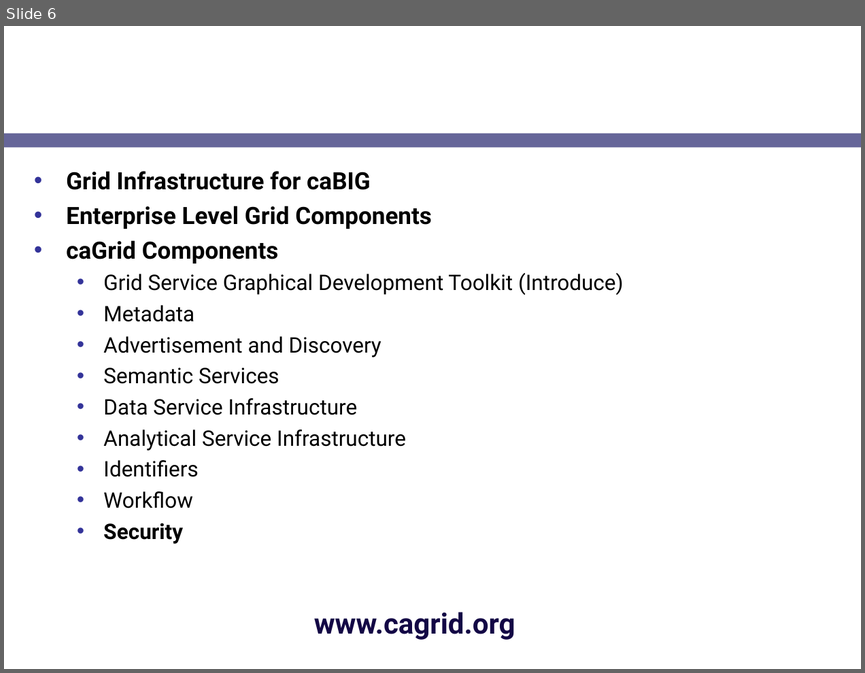
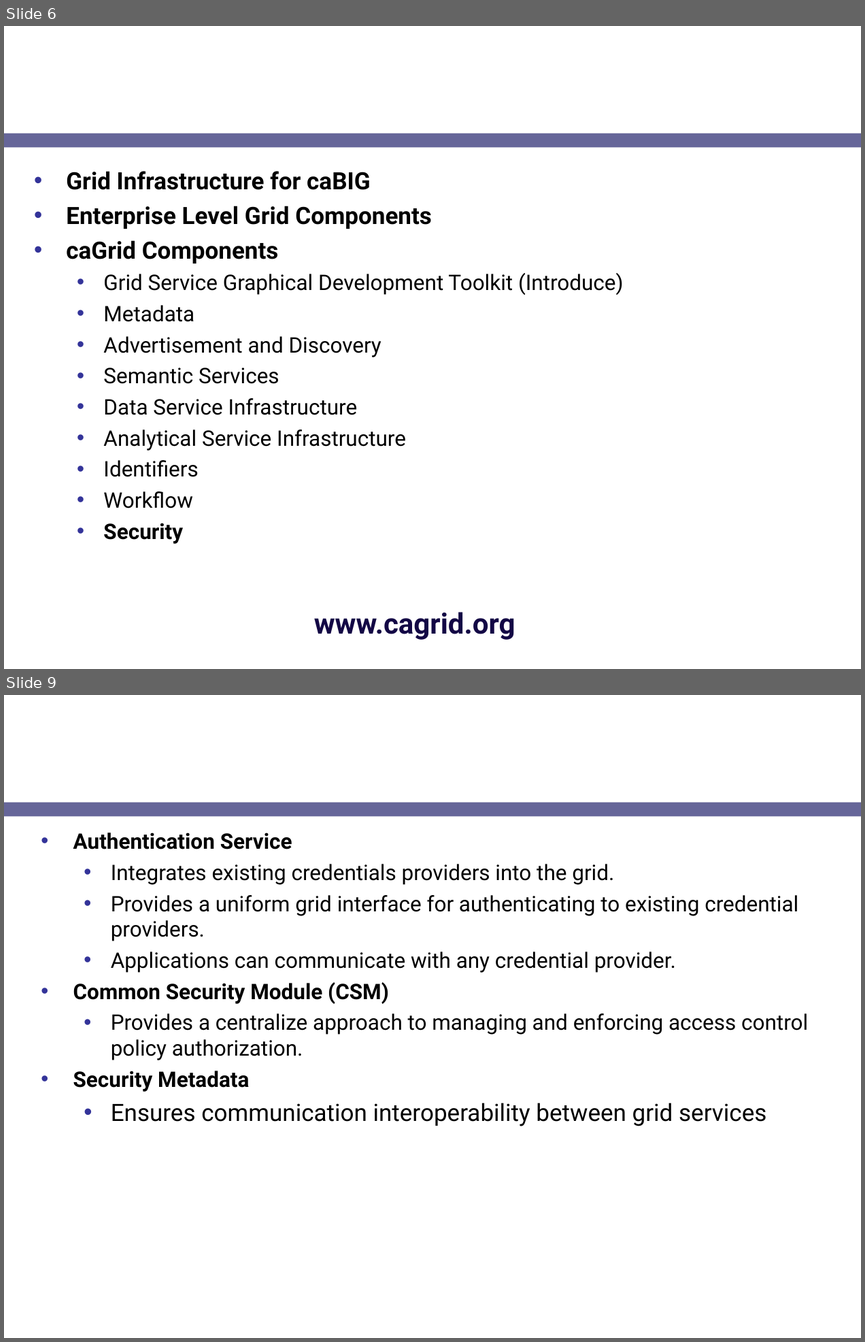
Before and after one commit to NCIP/cagrid-docs, a slide deck: presentations/security/gaards-ogf-19.ppt. Shown one above the other, each under a label of ours: slide 6 before the commit, slides 6 and 9 after it; the slides between them are not shown. The pictures are 865x673 and 865x1342 pixels, drawn with LibreOffice and Linux fonts; fonts in the diff are those of the drawing; background and template pictures are left out. Boxes give left, top, right and bottom in pixels: in the first picture for what was removed or moved away, otherwise in the second. Text is boxed around its words. In the diff, an @@ line names an element or a change of style, - is before the commit and + after.

```diff
--- a/presentations/security/gaards-ogf-19.ppt
+++ b/presentations/security/gaards-ogf-19.ppt
@@ slide 9 added at bbox=[4, 695, 861, 1338], background picture (left out); not listed: 1 template element that a slide beside it also shows @@
@@ title added at bbox=[33, 695, 675, 795], 24 pt, text #FFFFFF, bold @@
+GAARDS Components
@@ text added at bbox=[73, 832, 808, 1126], 18 pt, text #000000 @@
+• Authentication Service
+  • Integrates existing credentials providers into the grid.
+  • Provides a uniform grid interface for authenticating to existing credential providers.
+  • Applications can communicate with any credential provider.
+• Common Security Module (CSM)
+  • Provides a centralize approach to managing and enforcing access control policy authorization.
+• Security Metadata
+  • Ensures communication interoperability between grid services
```
Also in this commit, not shown: 9 other slides added.
